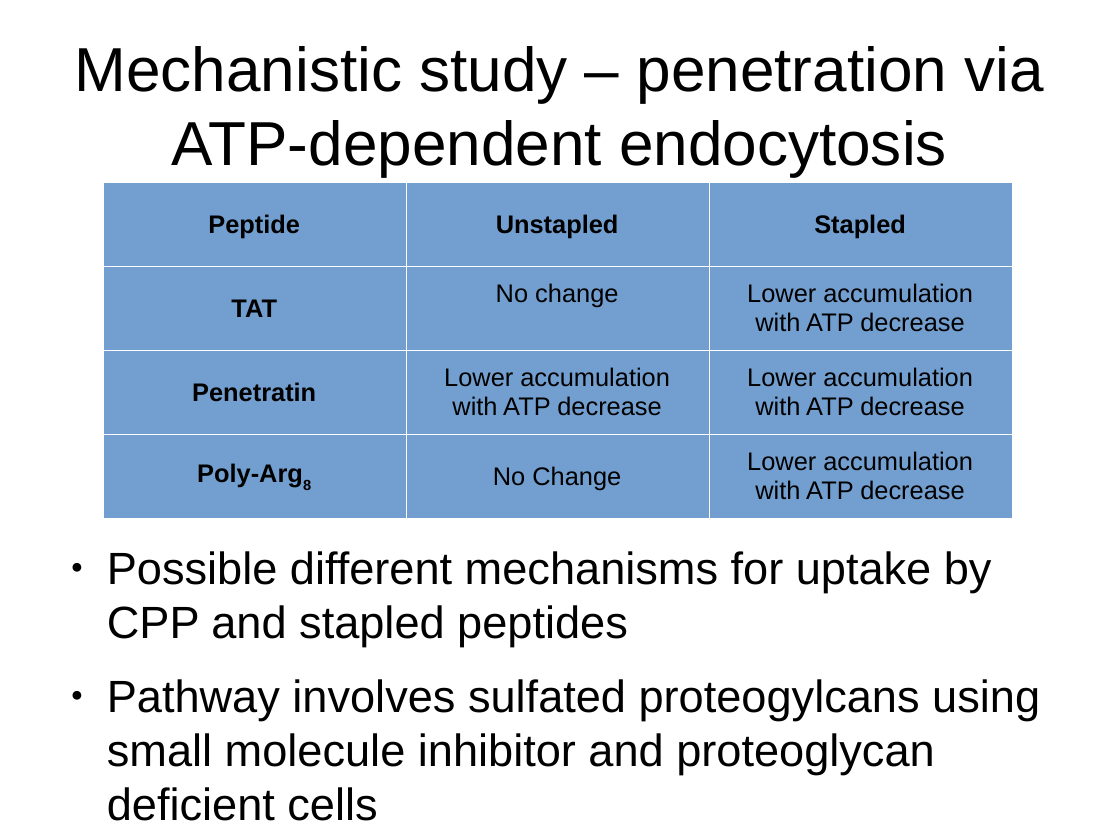
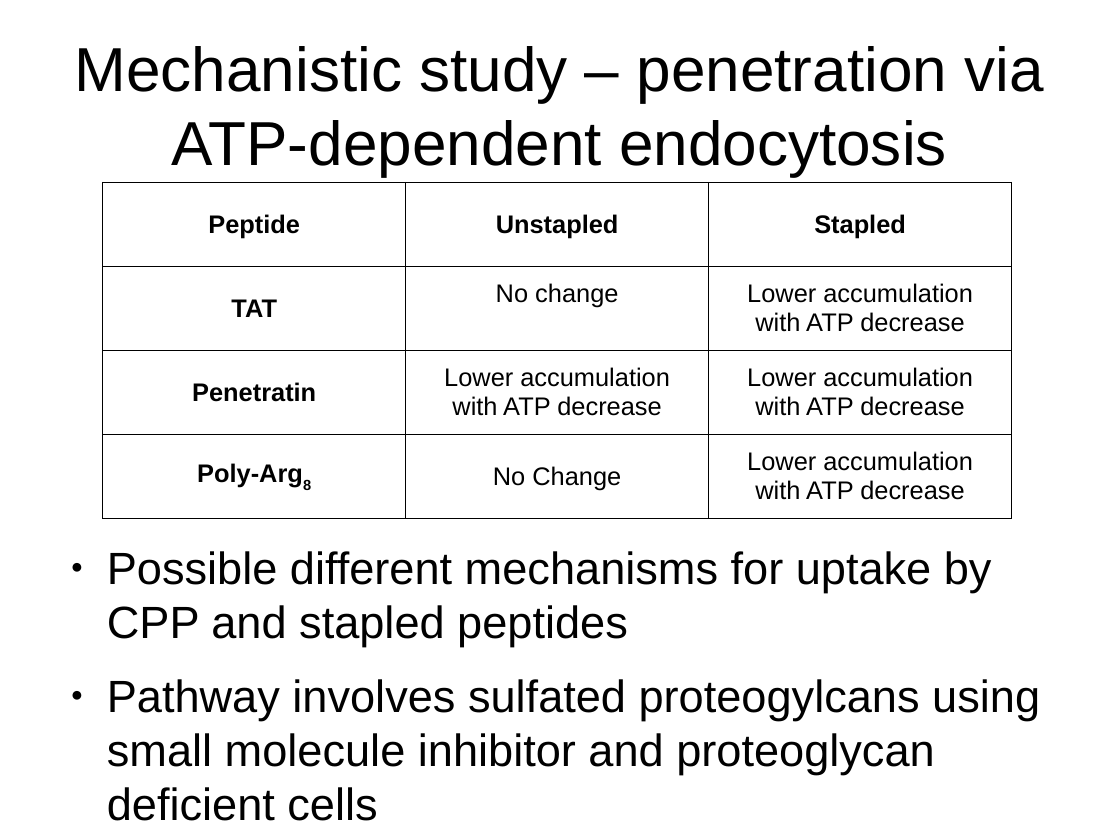
Before and after one commit to leexa90/Projects, a slide deck: slide 8 of toxicity/Final/Permability/all_seq/permaubility slides2.odp. Drawn at 1120x840 pixels with LibreOffice and Linux fonts; fonts in the diff are those of the drawing. Boxes give left, top, right and bottom in pixels: in the first picture for what was removed or moved away, otherwise in the second. Text is boxed around its words. In the diff, an @@ line names an element or a change of style, - is before the commit and + after.

```diff
--- a/toxicity/Final/Permability/all_seq/permaubility slides2.odp
+++ b/toxicity/Final/Permability/all_seq/permaubility slides2.odp
@@ table at (103, 182, 1011, 518) @@
@@ fill #729FCF to none in 12 cells @@
@@ borders changed @@
```
Also in this commit, not shown: 2 other slides changed, 1 slide added, 1 slide removed, 8 other files.
